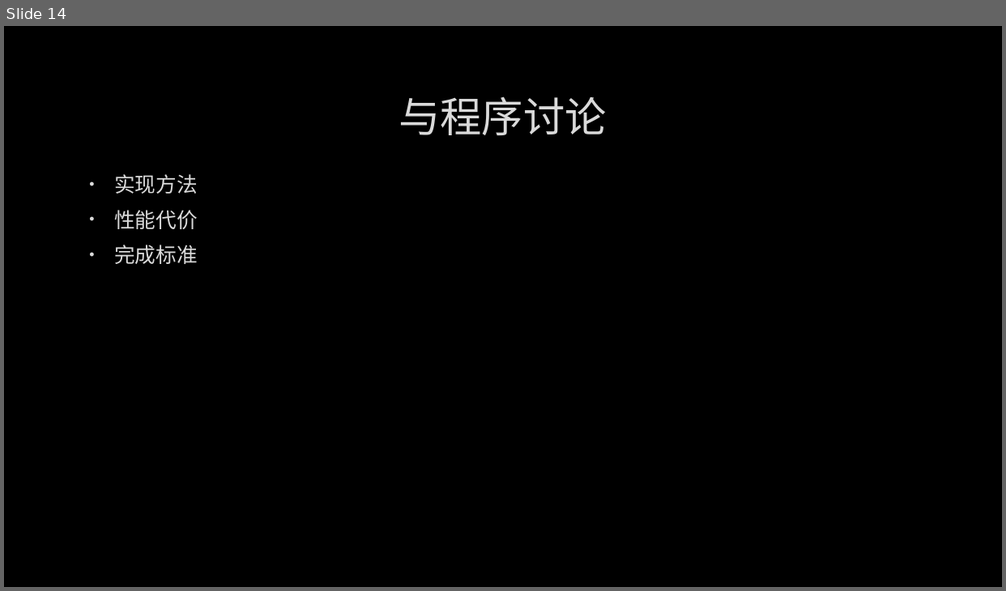
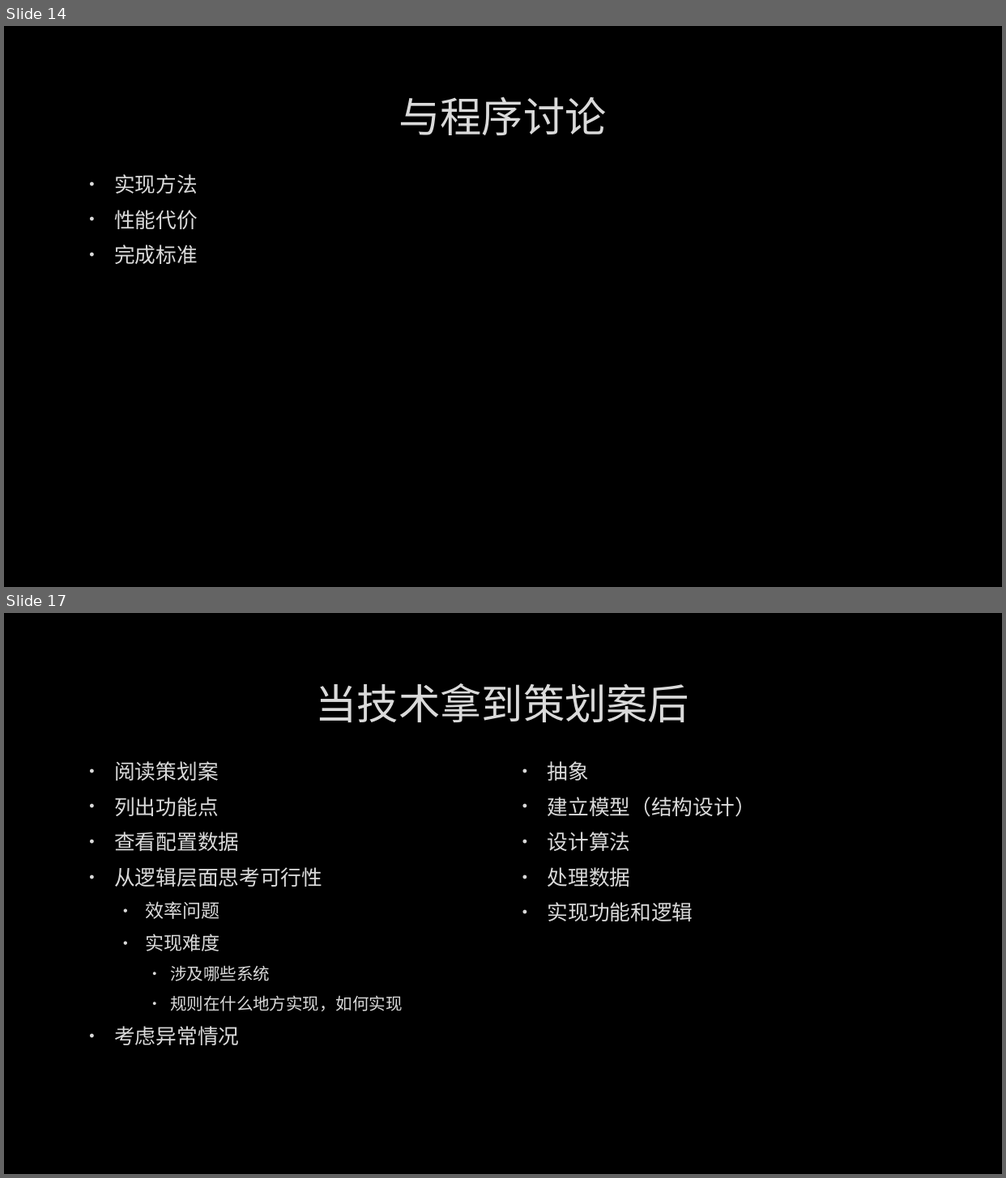
Before and after one commit to albertclass/Lessons, a slide deck: communication/策划与程序沟通技巧.pptx. Shown one above the other, each under a label of ours: slide 14 before the commit, slides 14 and 17 after it; the slides between them are not shown. The pictures are 1006x591 and 1006x1178 pixels, drawn with LibreOffice and Linux fonts; fonts in the diff are those of the drawing; background and template pictures are left out. Boxes give left, top, right and bottom in pixels: in the first picture for what was removed or moved away, otherwise in the second. Text is boxed around its words. In the diff, an @@ line names an element or a change of style, - is before the commit and + after.

```diff
--- a/communication/策划与程序沟通技巧.pptx
+++ b/communication/策划与程序沟通技巧.pptx
@@ slide 17 added at (4,613,1002,1174), background picture (left out) @@
@@ title added at (316,683,690,722), 40 pt, text #DADADA @@
+当技术拿到策划案后
@@ text added at (114,761,402,1046), 20 pt, text #DADADA @@
+• 阅读策划案
+• 列出功能点
+• 查看配置数据
+• 从逻辑层面思考可行性
+  • 效率问题
+  • 实现难度
+    • 涉及哪些系统
+    • 规则在什么地方实现，如何实现
+• 考虑异常情况
@@ text added at (548,761,756,922), 20 pt, text #DADADA @@
+• 抽象
+• 建立模型（结构设计）
+• 设计算法
+• 处理数据
+• 实现功能和逻辑
```
Also in this commit, not shown: 2 slides changed, 5 other slides added, 3 slides removed.
